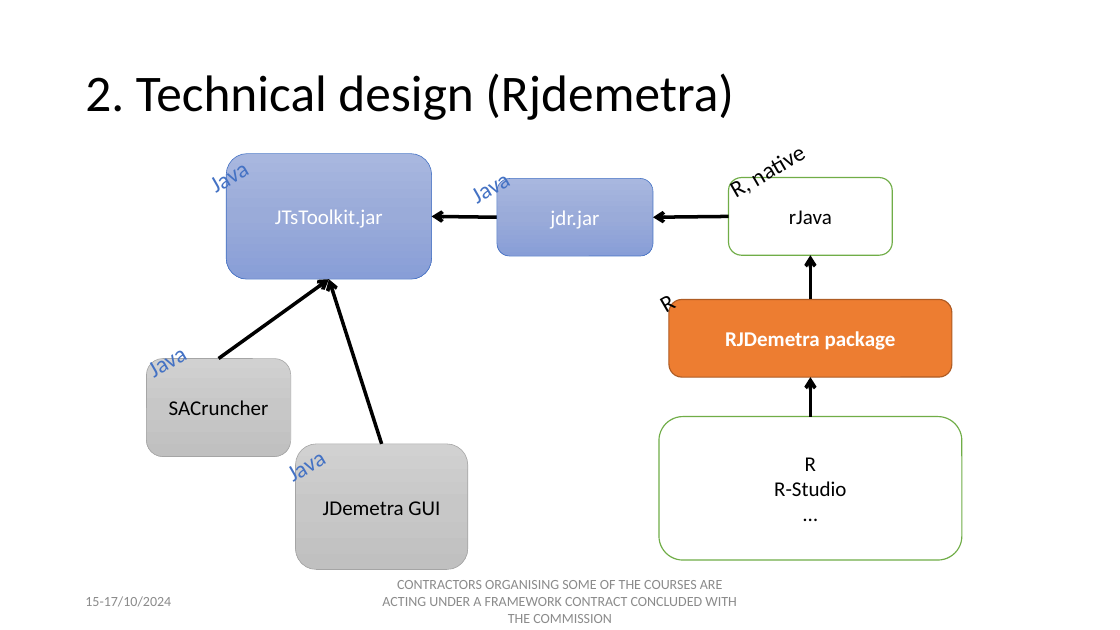
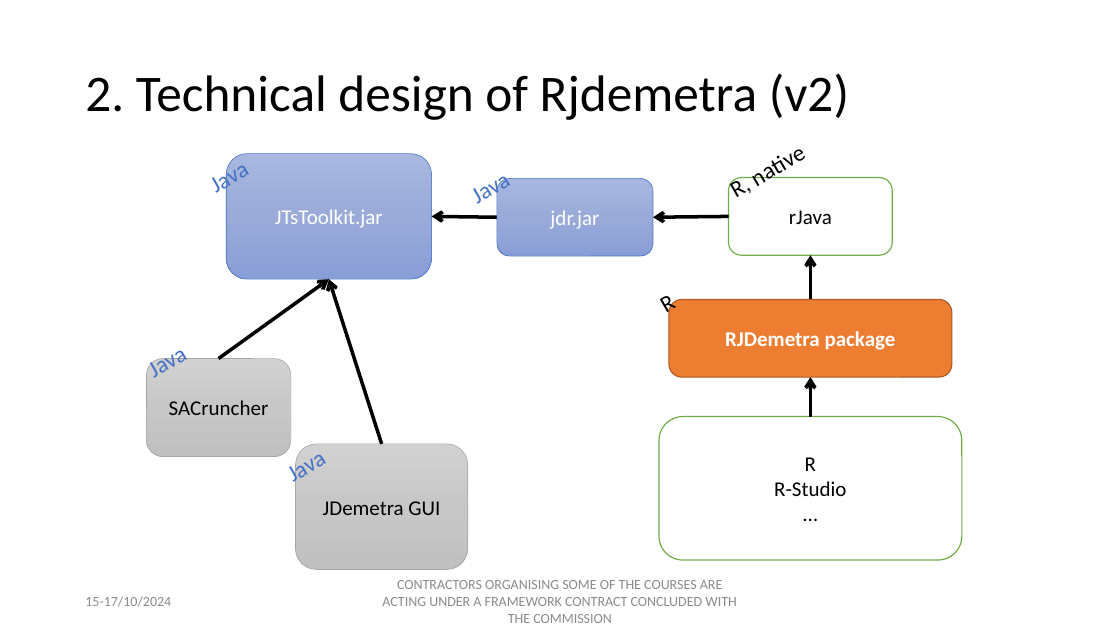
Before and after one commit to palatej/ESTP2024, a slide deck: slide 3 of Presentations/1.3 JD+ and R.pptx. Drawn at 1120x630 pixels with LibreOffice and Linux fonts; fonts in the diff are those of the drawing. Boxes give left, top, right and bottom in pixels: in the first picture for what was removed or moved away, otherwise in the second. Text is boxed around its words. In the diff, an @@ line names an element or a change of style, - is before the commit and + after.

```diff
--- a/Presentations/1.3 JD+ and R.pptx
+++ b/Presentations/1.3 JD+ and R.pptx
@@ title at (x1=85, y1=73, x2=849, y2=120): text changed @@
-2. Technical design (Rjdemetra)
+2. Technical design of Rjdemetra (v2)
```
Also in this commit, not shown: 7 other slides changed, 12 other files.
